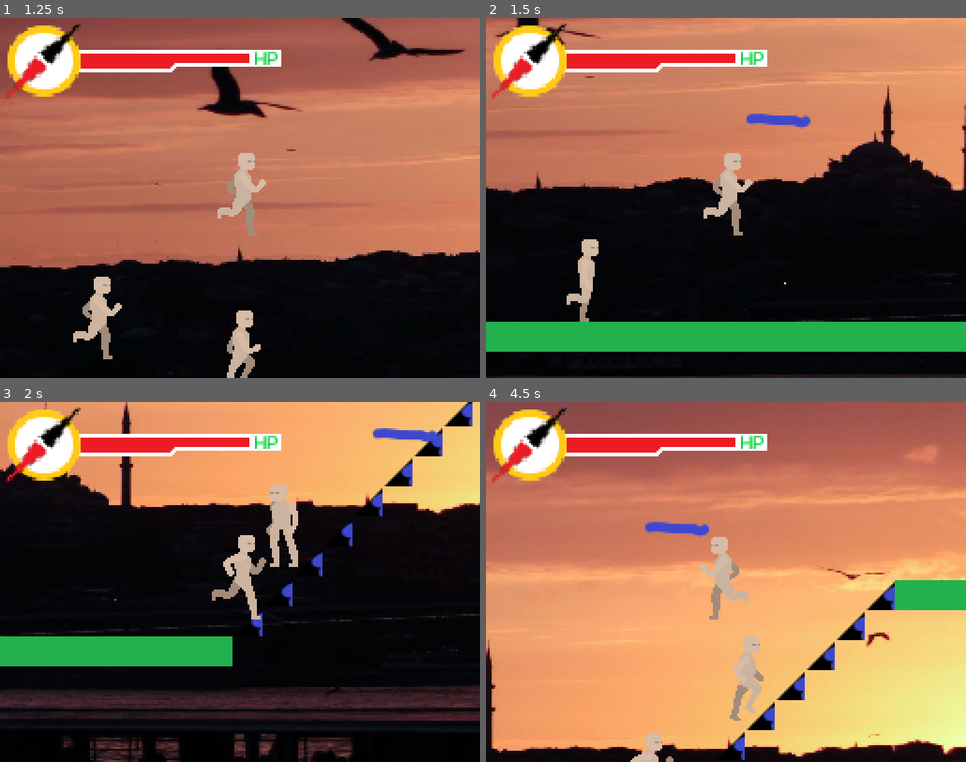
Above: before the commit, frames 1-4 (two rows, left to right).
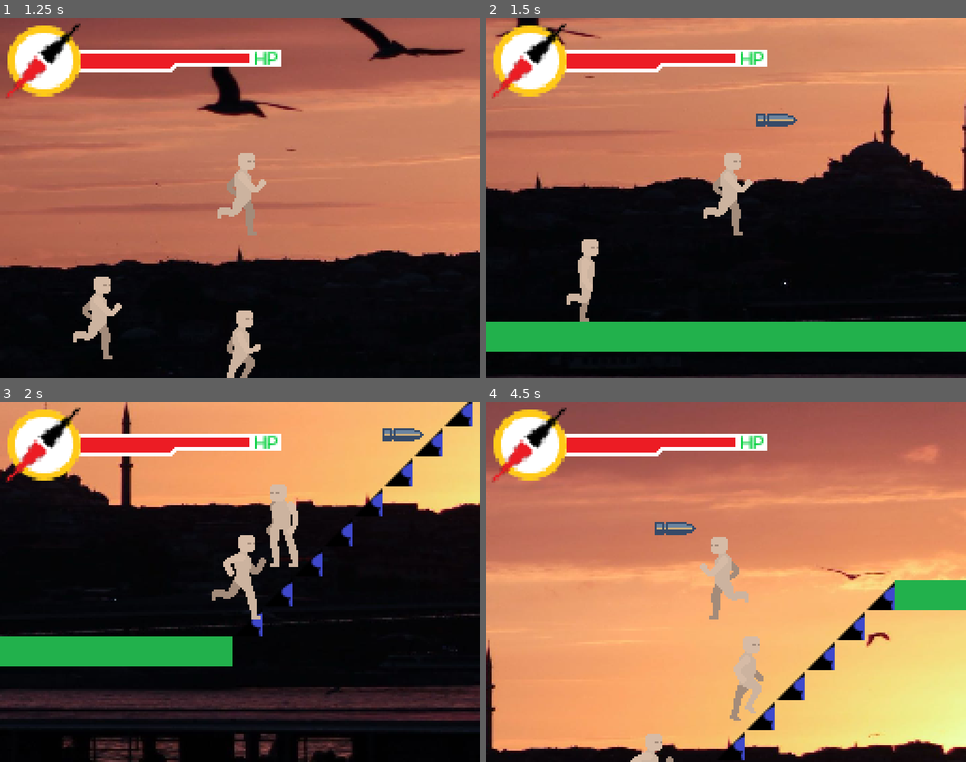
Above: after the commit, the same moments.

Repository: MIZUKA-Group/grand-crusade
Game: Godot game, scene res://levels/lv1tr.tscn
Same seed, same stepped clock (60 frames per second), same inputs: the game is played once before the commit and once after it. This scene is started directly instead of the project's main scene.
Inputs:
- Up to frame 1 (1.25 s): hold Right (ui_right) from 0.53 s (still down); tap 0 (attack) at 0.6 s; tap Space (jump) at 0.77 s
- Up to frame 2 (1.5 s): keep holding Right (ui_right); tap 0 (attack) at 1.35 s
- Up to frame 3 (2 s): keep holding Right (ui_right); tap Space (jump) at 1.52 s
- Up to frame 4 (4.5 s): release Right (ui_right) at 2.03 s; hold Left (ui_left) 2.03-2.78 s; tap 0 (attack) every 0.75 s from 2.1 to 4.35 s; hold Right (ui_right) 2.78-4.28 s; tap Space (jump) at 3.02, 3.77 s; hold Left (ui_left) from 4.28 s (still down)

Frame 1 is identical in both runs. In frame 2, 0.4% of the frame differs, in the area x 54-68%, y 26-31%; in frame 3, 0.4%; in frame 4, 0.4%.

Commit message:
feat: replace the bullet placeholder with bullet animation

Diff:
--- a/grandcrusade/bullet.tscn
+++ b/grandcrusade/bullet.tscn
@@ -1,13 +1,29 @@
 [gd_scene format=3 uid="uid://r6ilo5qisavw"]
 
-[ext_resource type="Texture2D" uid="uid://blo6gox08iaae" path="res://bullet test.png" id="1_v7oki"]
 [ext_resource type="Script" uid="uid://dporlvdbk38ef" path="res://bullet.gd" id="1_v8qja"]
+[ext_resource type="Texture2D" uid="uid://bf2k36xqn2pw2" path="res://bullet_01.png" id="2_t2bd8"]
+[ext_resource type="Texture2D" uid="uid://d0ttdeoi5frwc" path="res://bullet_02.png" id="3_h0pa3"]
+[ext_resource type="Texture2D" uid="uid://bnq7qxk8t6s7p" path="res://bullet_03.png" id="4_6ol1o"]
+[ext_resource type="Texture2D" uid="uid://cxsydfatcch0c" path="res://bullet_04.png" id="5_gofb6"]
+[ext_resource type="Texture2D" uid="uid://bpc8dfj0mwxm3" path="res://bullet_05.png" id="6_4bibm"]
 
 [sub_resource type="SpriteFrames" id="SpriteFrames_r0o3g"]
 animations = [{
 "frames": [{
 "duration": 1.0,
-"texture": ExtResource("1_v7oki")
+"texture": ExtResource("2_t2bd8")
+}, {
+"duration": 1.0,
+"texture": ExtResource("3_h0pa3")
+}, {
+"duration": 1.0,
+"texture": ExtResource("4_6ol1o")
+}, {
+"duration": 1.0,
+"texture": ExtResource("5_gofb6")
+}, {
+"duration": 1.0,
+"texture": ExtResource("6_4bibm")
 }],
 "loop": 1,
 "name": &"default",
@@ -16,7 +32,7 @@
 
 [sub_resource type="CapsuleShape2D" id="CapsuleShape2D_r0o3g"]
 radius = 3.0
-height = 34.0
+height = 22.0
 
 [node name="Bullet" type="Area2D" unique_id=1087616637 groups=["attack"]]
 collision_layer = 8
@@ -26,6 +42,7 @@
 [node name="AnimatedSprite2D" type="AnimatedSprite2D" parent="." unique_id=1770033979]
 texture_filter = 1
 sprite_frames = SubResource("SpriteFrames_r0o3g")
+frame_progress = 0.1563942
 
 [node name="CollisionShape2D" type="CollisionShape2D" parent="." unique_id=1476351086]
 rotation = 1.5707964
--- a/grandcrusade/scenes/bullet.tscn
+++ b/grandcrusade/scenes/bullet.tscn
@@ -1,13 +1,29 @@
 [gd_scene format=3 uid="uid://c7p5mp7nw64fr"]
 
-[ext_resource type="Texture2D" uid="uid://blo6gox08iaae" path="res://bullet test.png" id="1_v7oki"]
-[ext_resource type="Script" uid="uid://c5tkcenhs8q8t" path="res://bullet.gd" id="1_v8qja"]
+[ext_resource type="Script" uid="uid://dporlvdbk38ef" path="res://bullet.gd" id="1_v8qja"]
+[ext_resource type="Texture2D" uid="uid://bf2k36xqn2pw2" path="res://bullet_01.png" id="2_tamys"]
+[ext_resource type="Texture2D" uid="uid://d0ttdeoi5frwc" path="res://bullet_02.png" id="3_26lx3"]
+[ext_resource type="Texture2D" uid="uid://bnq7qxk8t6s7p" path="res://bullet_03.png" id="4_1cfmv"]
+[ext_resource type="Texture2D" uid="uid://cxsydfatcch0c" path="res://bullet_04.png" id="5_k76ql"]
+[ext_resource type="Texture2D" uid="uid://bpc8dfj0mwxm3" path="res://bullet_05.png" id="6_in4mv"]
 
 [sub_resource type="SpriteFrames" id="SpriteFrames_r0o3g"]
 animations = [{
 "frames": [{
 "duration": 1.0,
-"texture": ExtResource("1_v7oki")
+"texture": ExtResource("2_tamys")
+}, {
+"duration": 1.0,
+"texture": ExtResource("3_26lx3")
+}, {
+"duration": 1.0,
+"texture": ExtResource("4_1cfmv")
+}, {
+"duration": 1.0,
+"texture": ExtResource("5_k76ql")
+}, {
+"duration": 1.0,
+"texture": ExtResource("6_in4mv")
 }],
 "loop": 1,
 "name": &"default",
@@ -16,7 +32,7 @@
 
 [sub_resource type="CapsuleShape2D" id="CapsuleShape2D_r0o3g"]
 radius = 3.0
-height = 34.0
+height = 22.0
 
 [node name="Bullet" type="Area2D" unique_id=1087616637]
 script = ExtResource("1_v8qja")
Binary file removed: grandcrusade/bullet test.png
Binary file added: grandcrusade/bullet_01.png
Not shown, added: grandcrusade/bullet_01.png.import
Binary file added: grandcrusade/bullet_02.png
Not shown, added: grandcrusade/bullet_02.png.import
Binary file added: grandcrusade/bullet_03.png
Not shown, added: grandcrusade/bullet_03.png.import
Binary file added: grandcrusade/bullet_04.png
Not shown, changed: grandcrusade/bullet_04.png.import
Binary file added: grandcrusade/bullet_05.png
Not shown, added: grandcrusade/bullet_05.png.import
